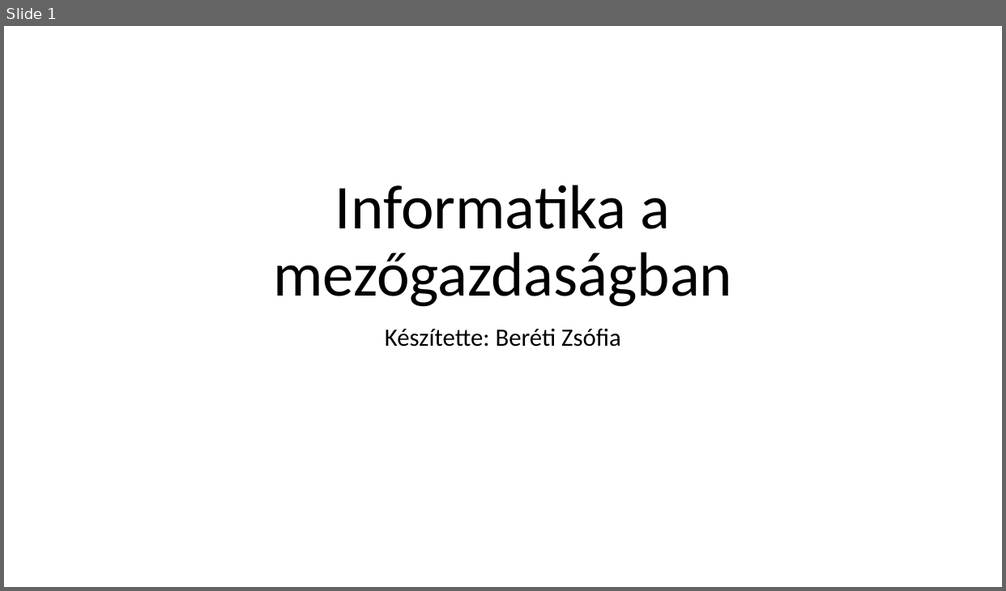
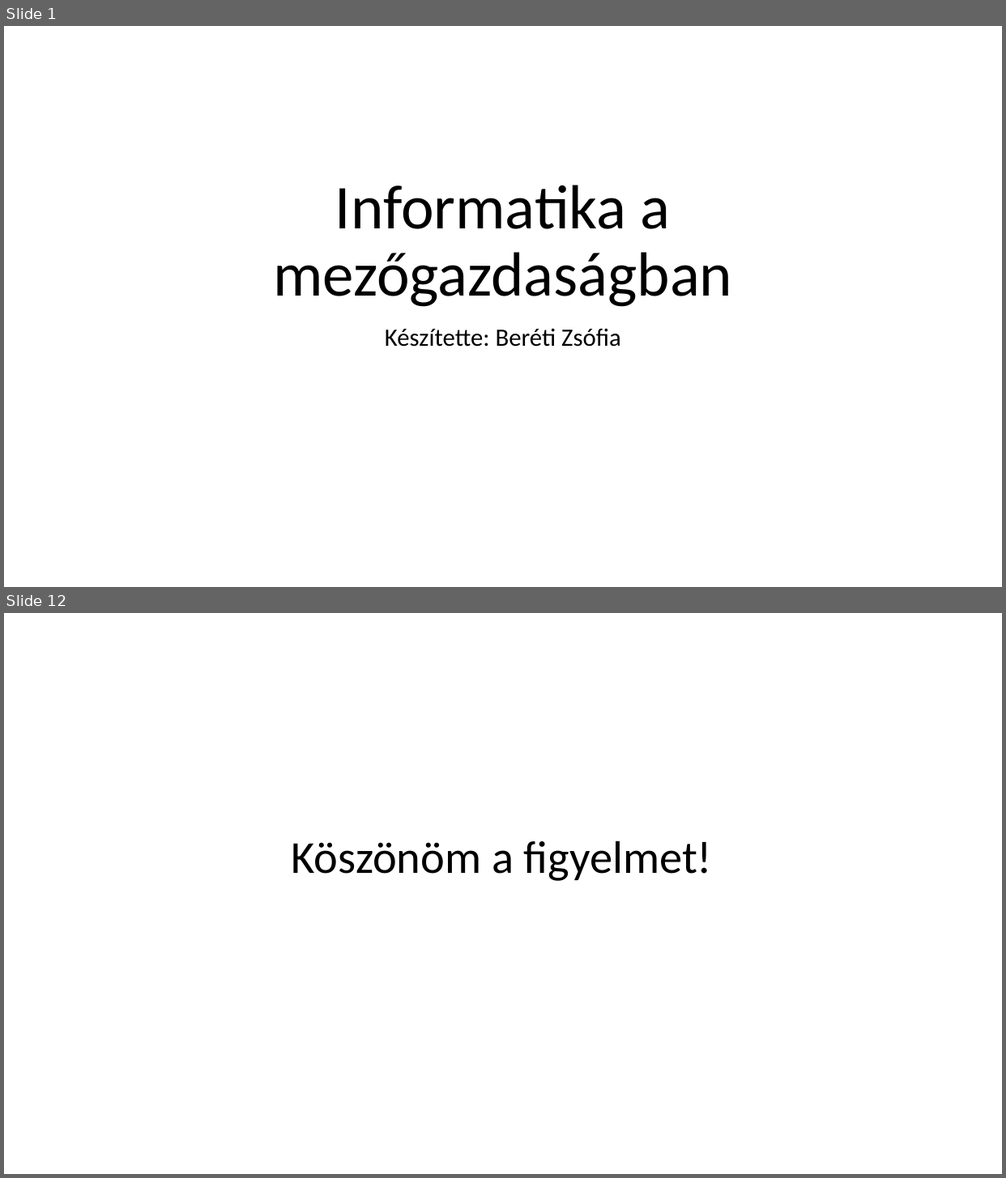
Before and after one commit to dzsofri/paprika, a slide deck: Informatika a mezőgazdaságban.pptx. Shown one above the other, each under a label of ours: slide 1 before the commit, slides 1 and 12 after it; the slides between them are not shown. The pictures are 1006x591 and 1006x1178 pixels, drawn with LibreOffice and Linux fonts; fonts in the diff are those of the drawing. Boxes give left, top, right and bottom in pixels: in the first picture for what was removed or moved away, otherwise in the second. Text is boxed around its words. In the diff, an @@ line names an element or a change of style, - is before the commit and + after.

```diff
--- a/Informatika a mezőgazdaságban.pptx
+++ b/Informatika a mezőgazdaságban.pptx
@@ slide 12 added at bbox=[4, 613, 1002, 1174], background #FFFFFF @@
@@ title added at bbox=[291, 841, 712, 881], 44 pt, text #000000 @@
+Köszönöm a figyelmet!
```
Also in this commit, not shown: 11 other slides added.
